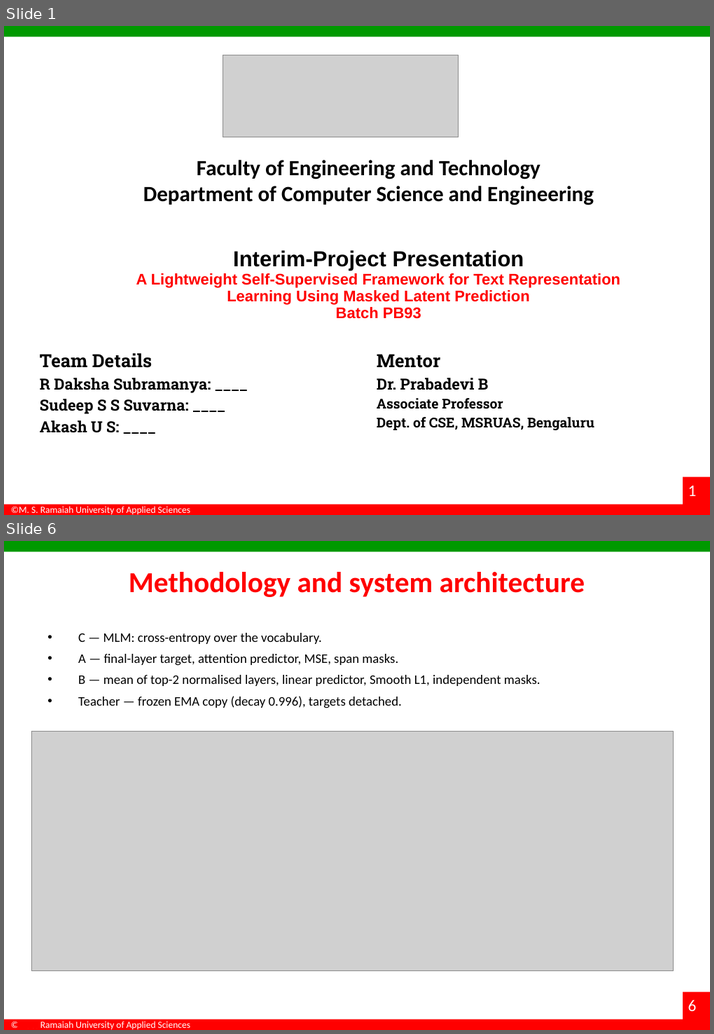
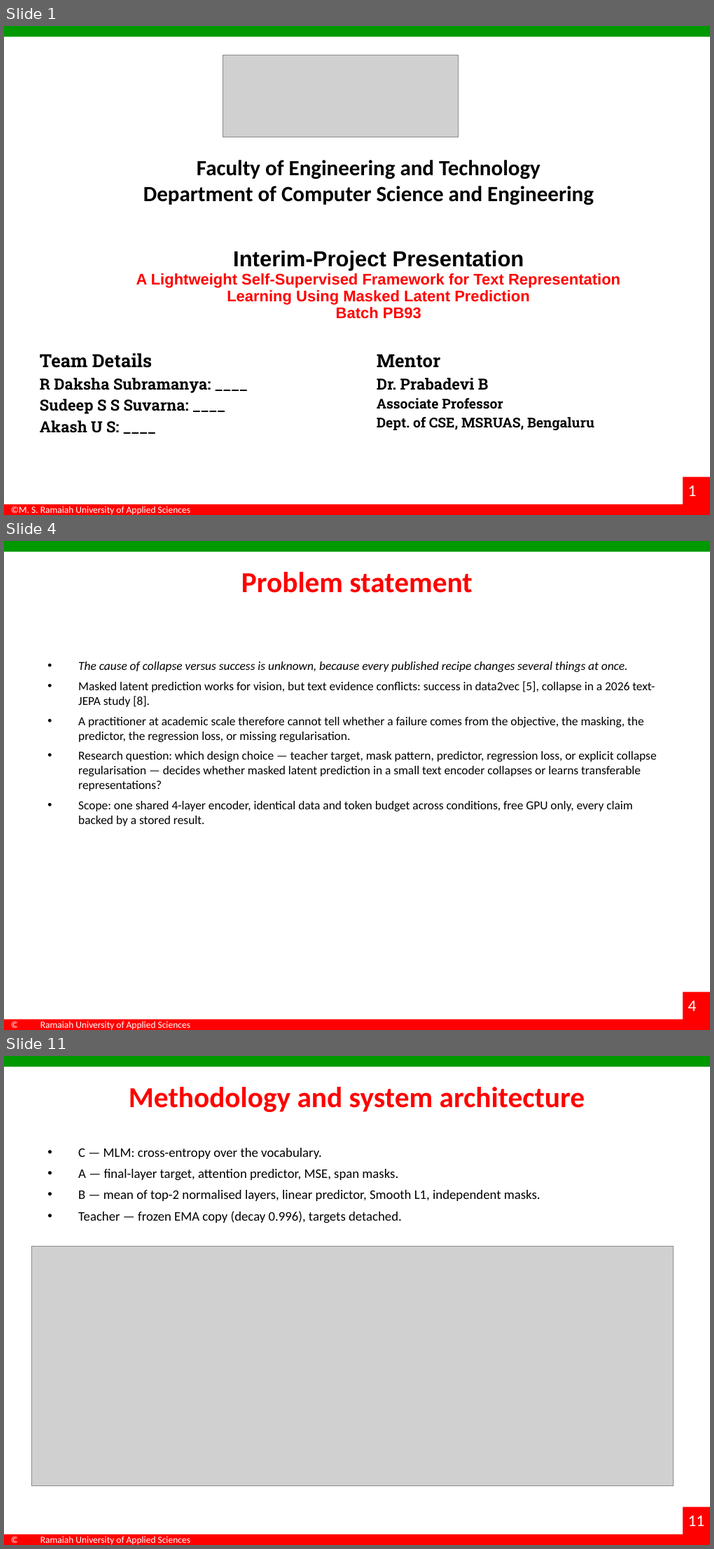
Before and after one commit to dakshadev/7th-sem, a slide deck: docs/Interim_Project_Presentation_7th-sem.pptx. Shown one above the other, each under a label of ours: slides 1 and 6 before the commit, slides 1, 4 and 11 after it; the slides between them are not shown. The pictures are 714x1034 and 714x1549 pixels, drawn with LibreOffice and Linux fonts; fonts in the diff are those of the drawing; grey boxes stand for pictures; background and template pictures are left out. Boxes give left, top, right and bottom in pixels: in the first picture for what was removed or moved away, otherwise in the second. Text is boxed around its words. In the diff, an @@ line names an element or a change of style, - is before the commit and + after.

Commit message:
docs(deck): restructure the interim deck to the mentor's slide-by-slide instructions
Mentor asked for: introduction on one slide, problem statement on its own slide, literature survey
as in the previous review, approved research gaps on one slide, objectives written out in full, and
dataset/computing requirements under explicit sub-headings.

- Introduction and problem statement are now separate slides (3 and 4); the old combined slide is gone
- Literature survey restored to the three approved tables from the pre-project review, 15 references
- Research gaps G1-G5 on one slide, each labelled and separated
- Approved objectives reproduced in full, then a separate progress table against evidence
- Dataset and computing requirements carry real sub-headings (bullet-free, 15.5pt, navy) and the
  body was lifted to the top of the slide
- References rebuilt to 21 entries in two columns, so the numbering matches the literature tables
- Objective 3's row now records that SIGReg was conditional and not run, with VICReg and Barlow
  implemented instead - the deck should not imply work that did not happen

15 -> 20 slides. Slide numbers are layout fields, so they renumber themselves. Template master,
layouts, fonts, colours and footer untouched; every new slide is a clone of an existing one.

```diff
--- a/docs/Interim_Project_Presentation_7th-sem.pptx
+++ b/docs/Interim_Project_Presentation_7th-sem.pptx
@@ slide 4 added at [4, 541, 710, 1030], background #FFFFFF; not listed: 6 template elements that a slide beside it also shows @@
@@ title added at [241, 572, 472, 593], 32 pt, text #FF0000, bold @@
+Problem statement
@@ text added at [78, 661, 656, 826], 13.5 pt, text #000000 @@
+• The cause of collapse versus success is unknown, because every published recipe changes several things at once.
+• Masked latent prediction works for vision, but text evidence conflicts: success in data2vec [5], collapse in a 2026 text-JEPA study [8].
+• A practitioner at academic scale therefore cannot tell whether a failure comes from the objective, the masking, the predictor, the regression loss, or missing regularisation.
+• Research question: which design choice — teacher target, mask pattern, predictor, regression loss, or explicit collapse regularisation — decides whether masked latent prediction in a small text encoder collapses or learns transferable representations?
+• Scope: one shared 4-layer encoder, identical data and token budget across conditions, free GPU only, every claim backed by a stored result.
@@ what was slide 6 is now slide 11 @@
@@ page number at [688, 1515, 705, 1526]: text changed @@
-6
+11
```
Also in this commit, not shown: 5 slides changed, 5 other slides added, 1 slide removed, 2 other files.
